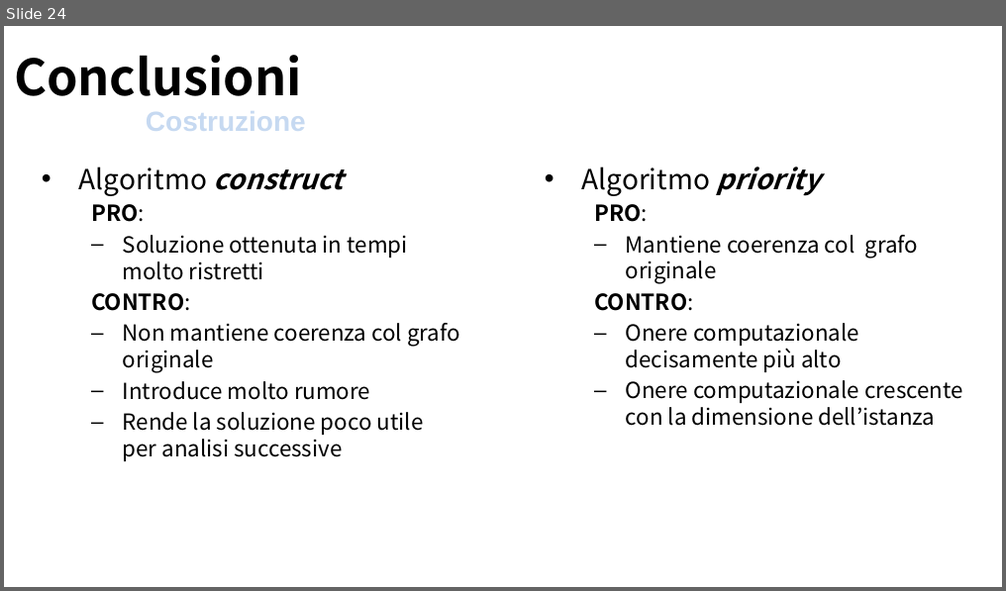
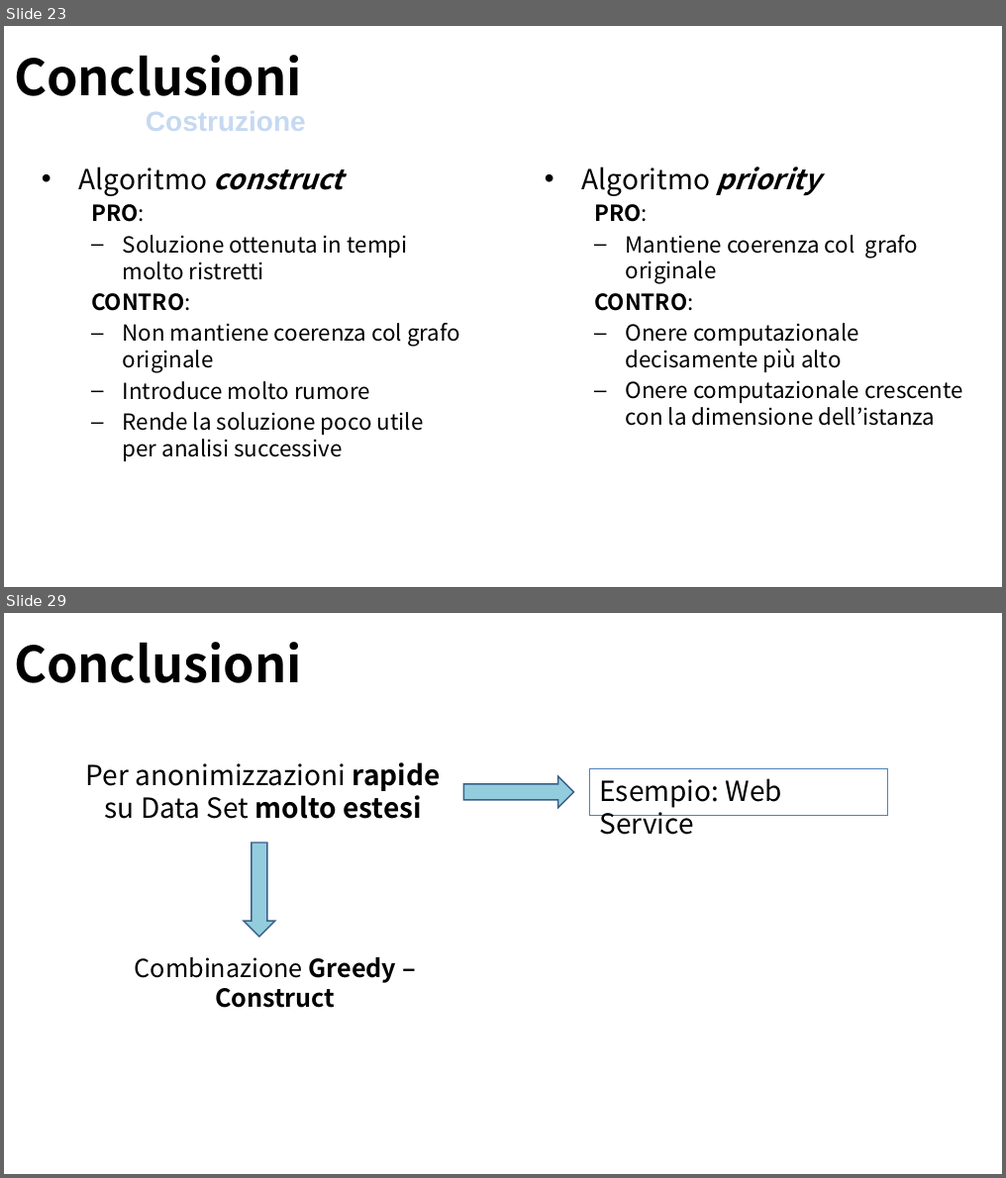
Before and after one commit to Navypowder/DP-P-project, a slide deck: Presentation/Towards_Identity_Anonymization_on_graph(K-degree anonymization).pptx. Shown one above the other, each under a label of ours: slide 24 before the commit, slides 23 and 29 after it; the slides between them are not shown. The pictures are 1006x591 and 1006x1178 pixels, drawn with LibreOffice and Linux fonts; fonts in the diff are those of the drawing; background and template pictures are left out. Boxes give left, top, right and bottom in pixels: in the first picture for what was removed or moved away, otherwise in the second. Text is boxed around its words. In the diff, an @@ line names an element or a change of style, - is before the commit and + after.

```diff
--- a/Presentation/Towards_Identity_Anonymization_on_graph(K-degree anonymization).pptx
+++ b/Presentation/Towards_Identity_Anonymization_on_graph(K-degree anonymization).pptx
@@ slide 29 added at [4, 613, 1002, 1174], background picture (left out) @@
@@ title added at [14, 642, 302, 683], 36 pt, text #000000, bold @@
+Conclusioni
@@ text added at [86, 762, 441, 819], 20 pt, text #000000 @@
+Per anonimizzazioni rapide su Data Set molto estesi
@@ left arrow added at [464, 776, 574, 808], fill #93CDDD, outline #3A5F8C 1 pt @@
@@ rectangle added at [590, 768, 888, 816], outline #4F81BD 0.75 pt, 20 pt, text #000000 @@
+Esempio: Web Service
@@ left arrow added at [244, 843, 275, 937], fill #93CDDD, outline #3A5F8C 1 pt @@
@@ text added at [135, 958, 397, 1008], 18 pt, text #000000, bold @@
+Combinazione Greedy – Construct
@@ what was slide 24 is now slide 23 @@
```
Also in this commit, not shown: 9 slides changed, 4 other slides added.
